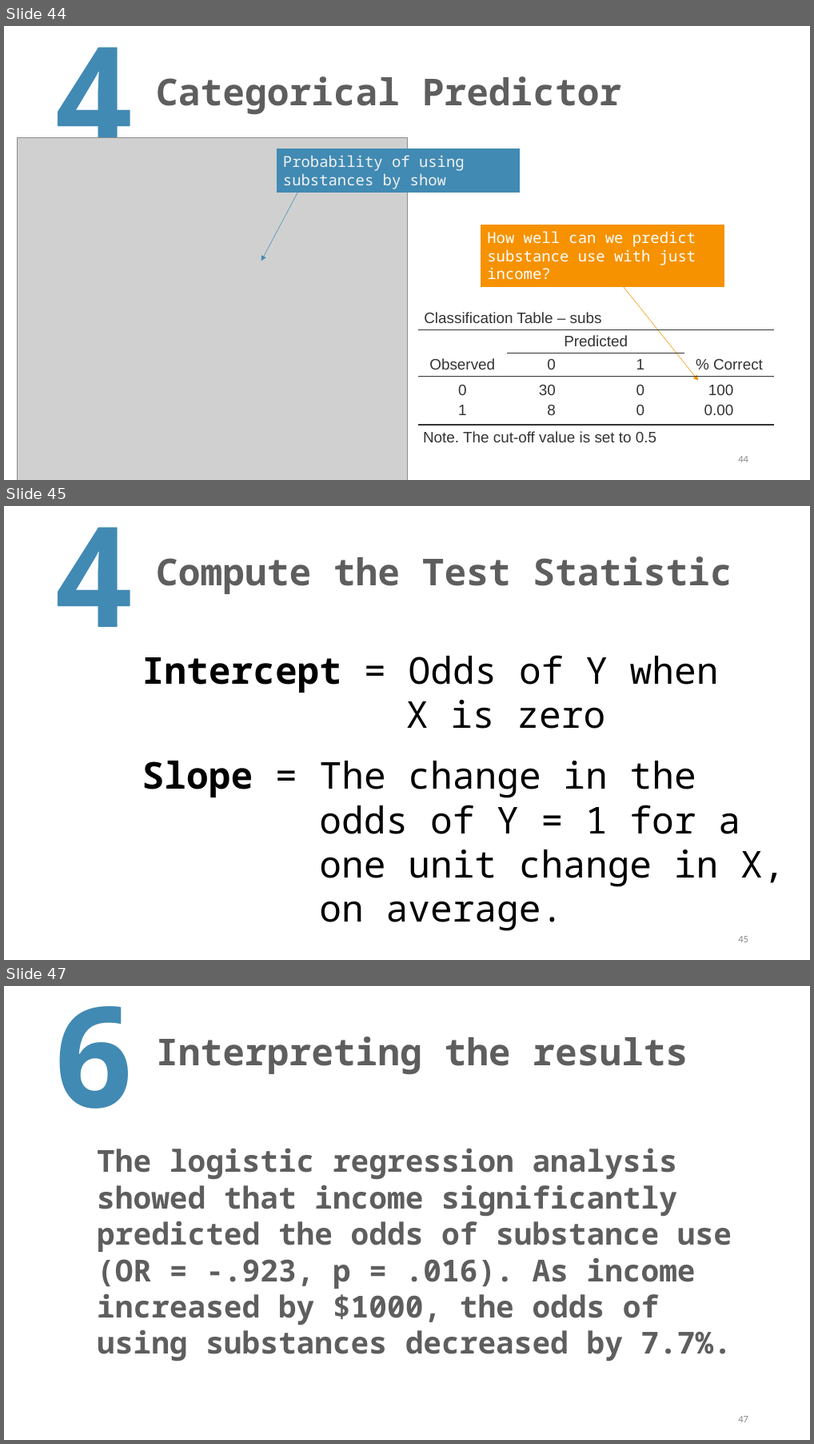
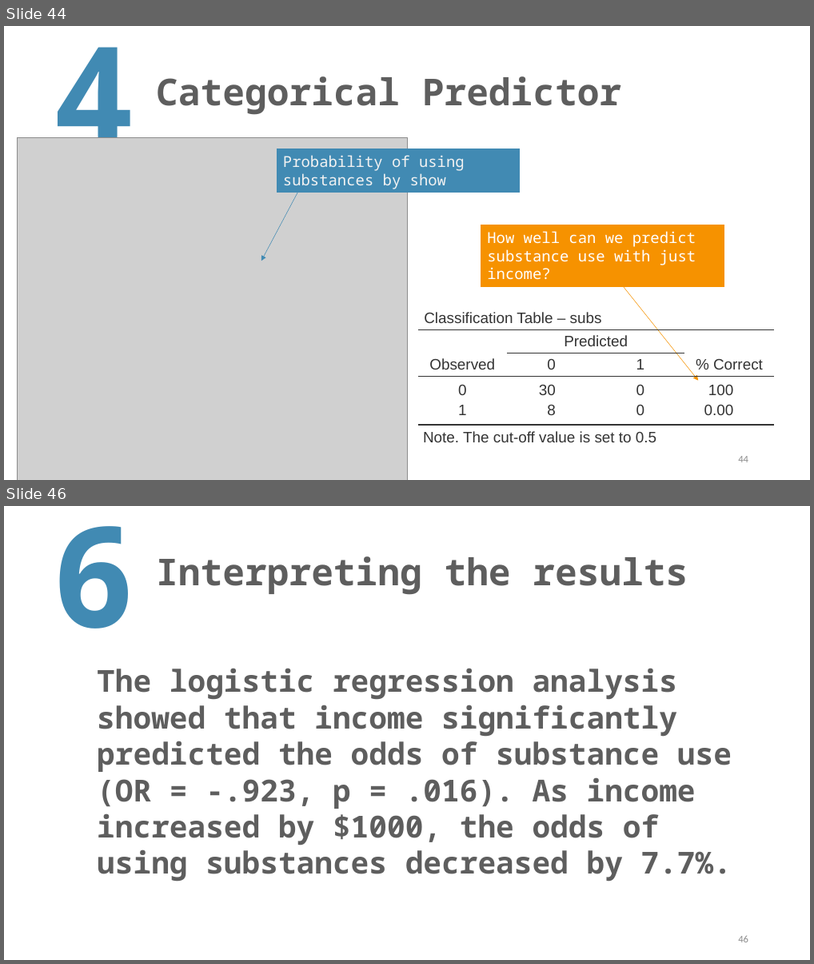
Before and after one commit to TysonStanley/EDU-6050, a slide deck: Slides/13_EDUC_6050_2018.pptx. Shown one above the other, each under a label of ours: slides 44, 45 and 47 before the commit, slides 44 and 46 after it; the slides between them are not shown. The pictures are 814x1444 and 814x964 pixels, drawn with LibreOffice and Linux fonts; fonts in the diff are those of the drawing; grey boxes stand for pictures. Boxes give left, top, right and bottom in pixels: in the first picture for what was removed or moved away, otherwise in the second. Text is boxed around its words. In the diff, an @@ line names an element or a change of style, - is before the commit and + after.

```diff
--- a/Slides/13_EDUC_6050_2018.pptx
+++ b/Slides/13_EDUC_6050_2018.pptx
@@ slide 45 removed at bbox=[4, 506, 810, 960], background #FFFFFF @@
@@ text removed at bbox=[53, 527, 137, 627] @@
-4
@@ title removed at bbox=[156, 556, 732, 594] @@
-Compute the Test Statistic
@@ text removed at bbox=[142, 655, 719, 728] @@
-Intercept = Odds of Y when
-X is zero
@@ text removed at bbox=[142, 760, 785, 931] @@
-Slope = The change in the
-odds of Y = 1 for a
-one unit change in X,
-on average.
@@ page number removed at bbox=[738, 936, 749, 942] @@
-45
@@ what was slide 47 is now slide 46 @@
@@ page number at bbox=[738, 935, 749, 942]: text changed @@
-47
+46
```
Also in this commit, not shown: 1 slide changed, 1 other file.
